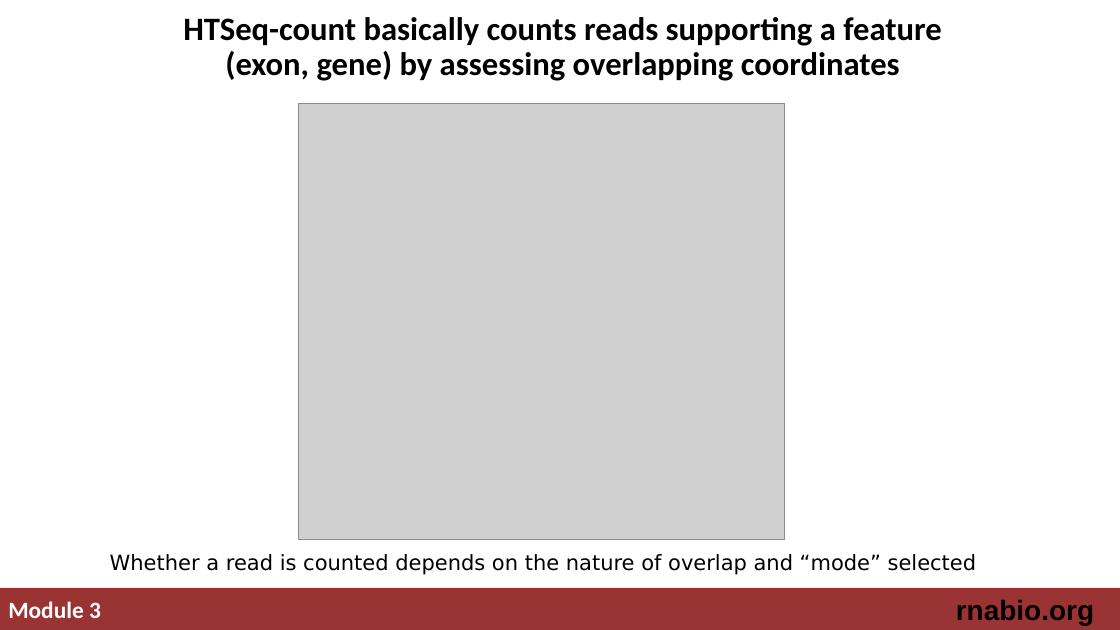
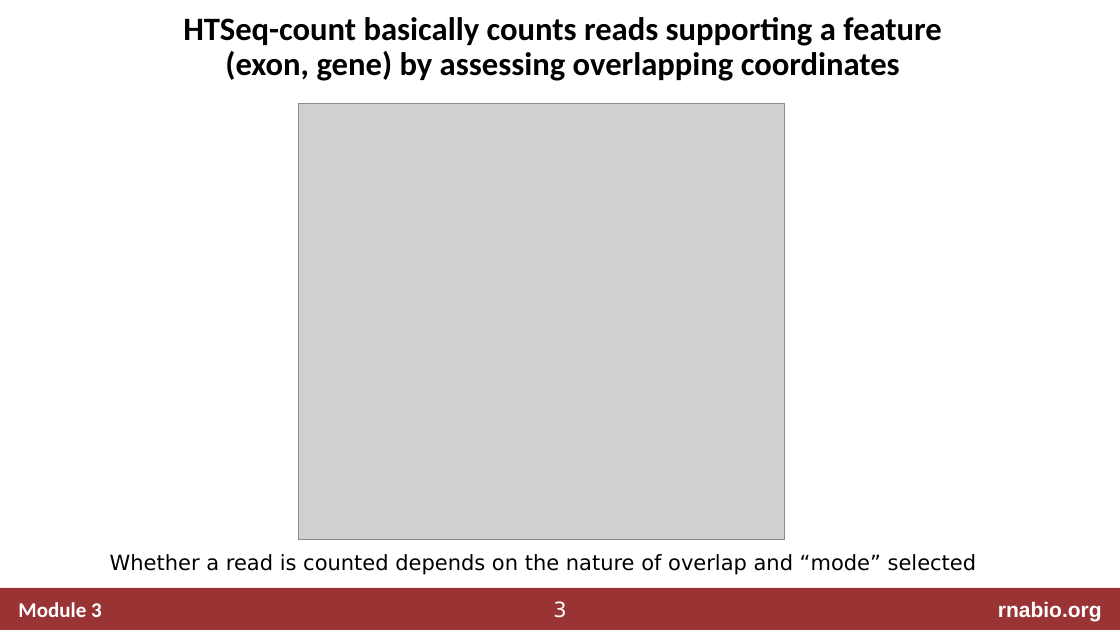
Before and after one commit to griffithlab/rnabio.org, a slide deck: slide 3 of assets/lectures/cshl/2019/mini/RNASeq_MiniLecture_03_02_HTSEQ.pptx. Drawn at 1120x630 pixels with LibreOffice and Linux fonts; fonts in the diff are those of the drawing; grey boxes stand for pictures. Boxes give left, top, right and bottom in pixels: in the first picture for what was removed or moved away, otherwise in the second. Text is boxed around its words. In the diff, an @@ line names an element or a change of style, - is before the commit and + after.

```diff
--- a/assets/lectures/cshl/2019/mini/RNASeq_MiniLecture_03_02_HTSEQ.pptx
+++ b/assets/lectures/cshl/2019/mini/RNASeq_MiniLecture_03_02_HTSEQ.pptx
@@ text "Module 3": place and size @@
-text "Module 3" at box(8, 601, 101, 618)
+text "Module 3" at box(18, 602, 102, 617)
@@ text "Module 3" at box(18, 602, 102, 617): size 20 to 18 pt @@
@@ text "rnabio.org": place and size @@
-text "rnabio.org" at box(956, 599, 1094, 625)
+text "rnabio.org" at box(998, 601, 1102, 621)
@@ text "rnabio.org" at box(998, 601, 1102, 621): size 24 to 18 pt, text colour #000000 to #FFFFFF @@
@@ page number added at box(553, 601, 566, 618), 18 pt, text #FFFFFF @@
+3
```
Also in this commit, not shown: 2 other slides changed, 11 other files.
